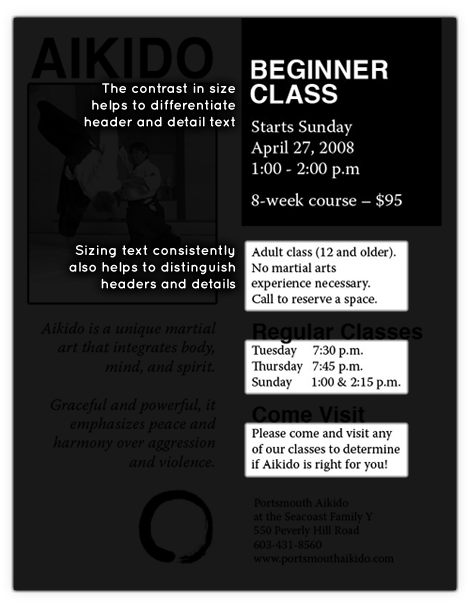
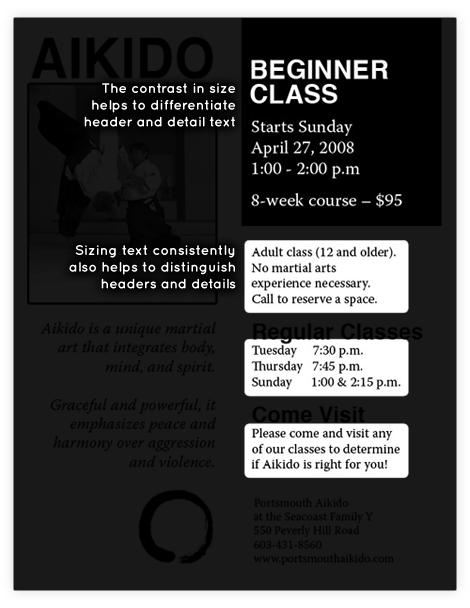
Comparing the layer stacks of the two w=470, h=608 images. Changes:
added group "content highlihgt" with 3 layers above "Layer 2" over box(244, 240, 409, 479)
painted on "Layer 2", masked it over box(244, 59, 409, 479)
